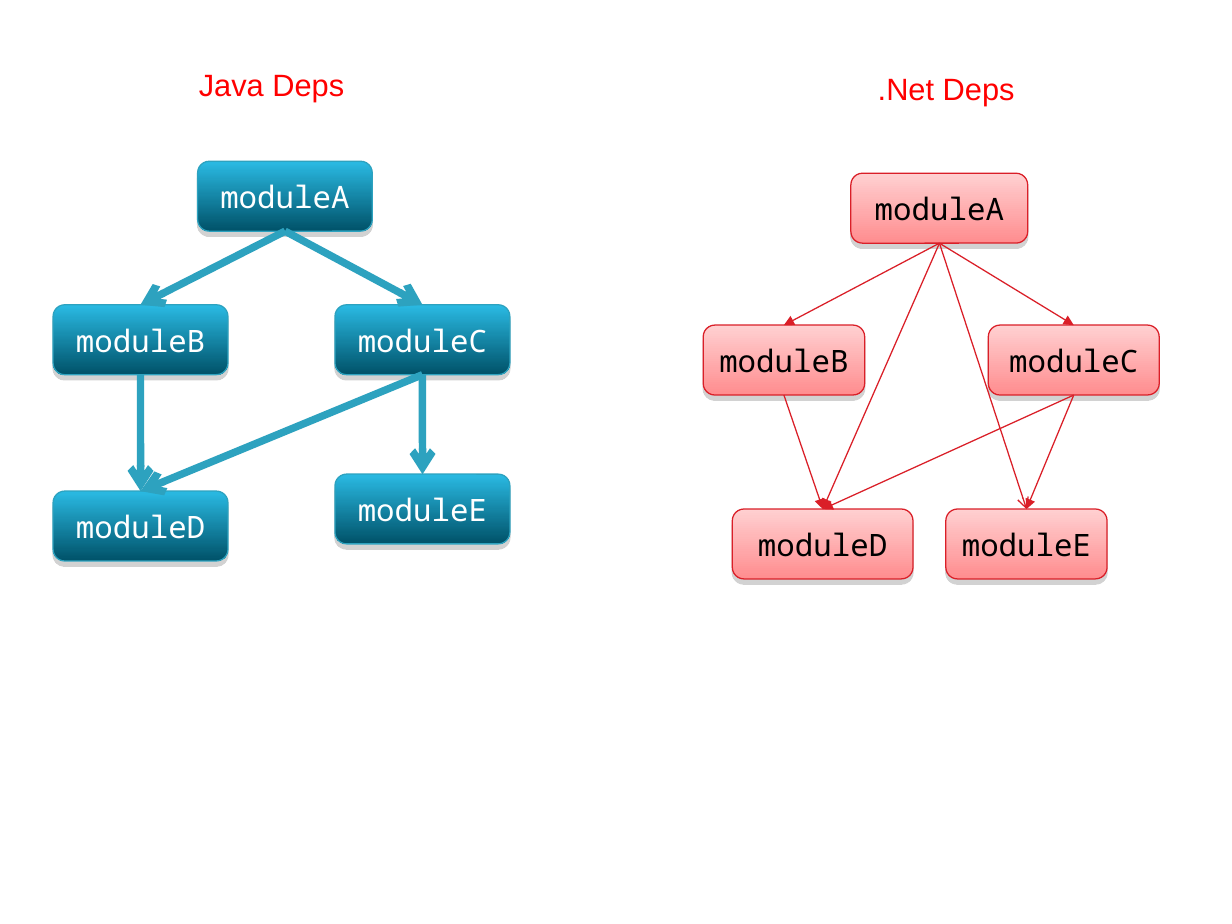
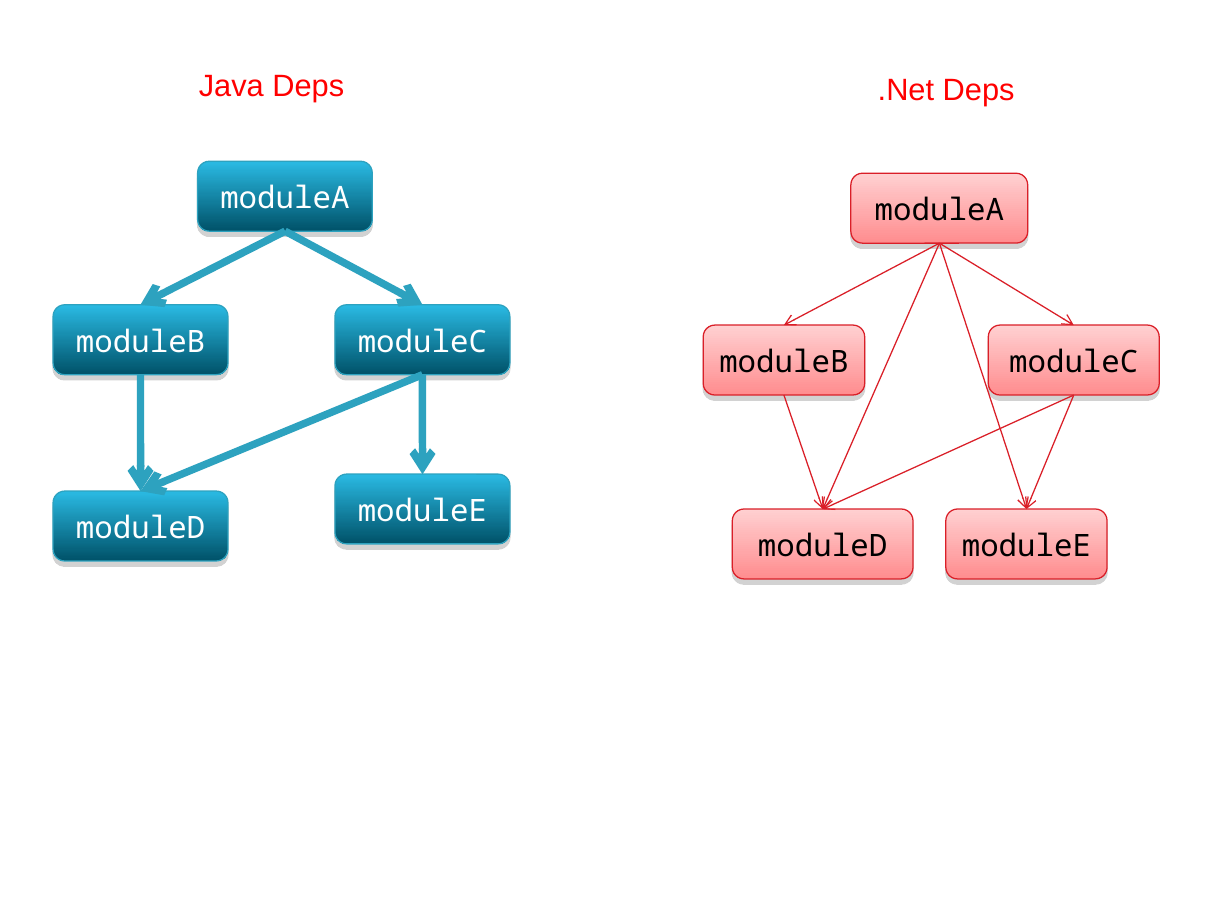
Before and after one commit to rundis/GradleJZ2012, a slide deck: slide 28 of GradleYourBuild.ppt. Drawn at 1232x924 pixels with LibreOffice and Linux fonts; fonts in the diff are those of the drawing. Boxes give left, top, right and bottom in pixels: in the first picture for what was removed or moved away, otherwise in the second. Text is boxed around its words. In the diff, an @@ line names an element or a change of style, - is before the commit and + after.

```diff
--- a/GradleYourBuild.ppt
+++ b/GradleYourBuild.ppt
@@ arrow (940, 243) - (784, 325): arrowheads changed @@
@@ arrow (940, 243) - (823, 509): arrowheads changed @@
@@ arrow (939, 243) - (1074, 325): arrowheads changed @@
@@ arrow (784, 395) - (823, 509): arrowheads changed @@
@@ arrow (1074, 395) - (823, 509): arrowheads changed @@
@@ arrow (1074, 395) - (1026, 509): arrowheads changed @@
```
Also in this commit, not shown: 3 other slides changed, 4 other files.
